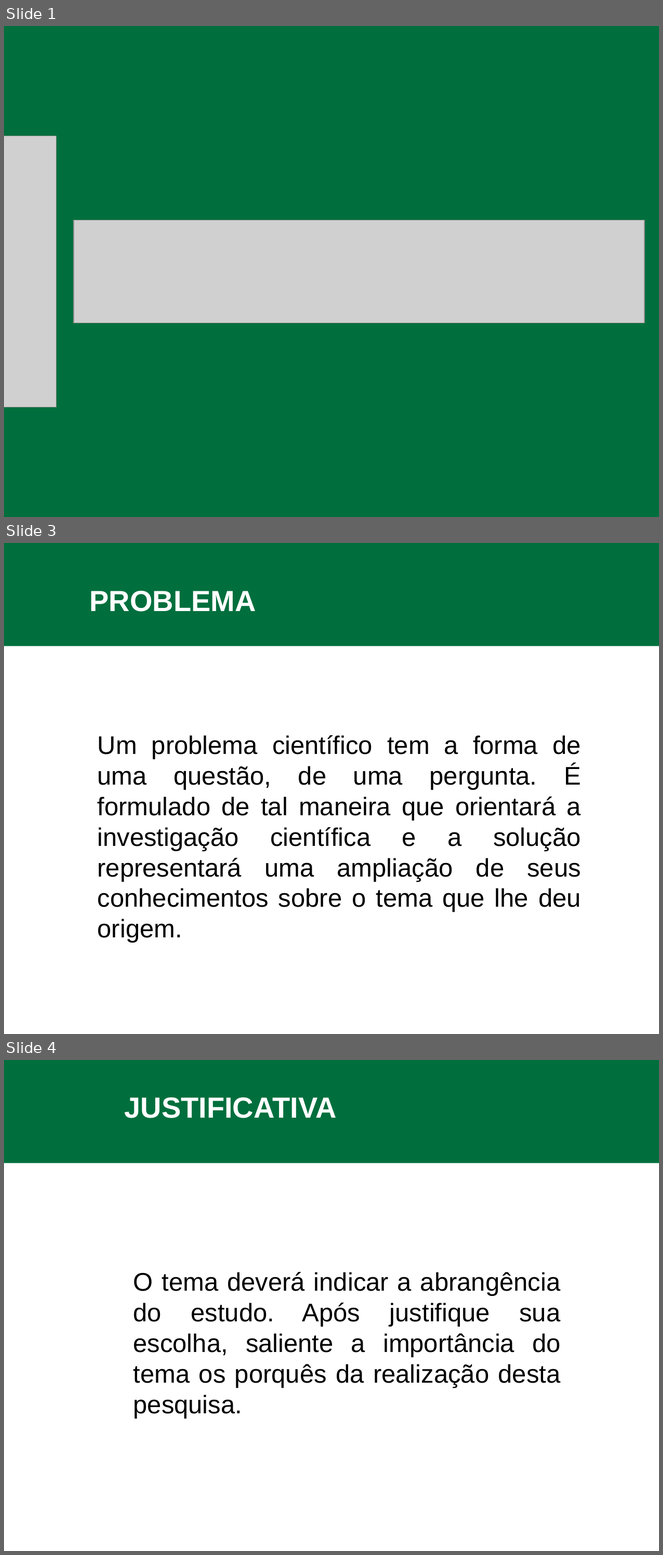
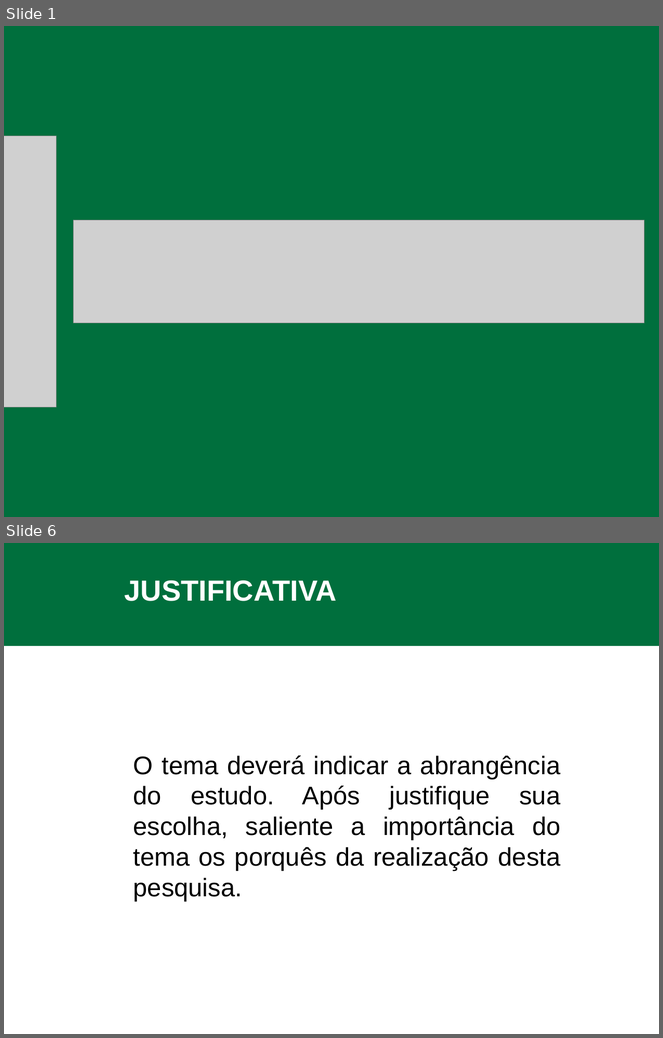
Before and after one commit to feliperuhland/tcc, a slide deck: apresentacao_preprojeto.pptx. Shown one above the other, each under a label of ours: slides 1, 3 and 4 before the commit, slides 1 and 6 after it; the slides between them are not shown. The pictures are 663x1555 and 663x1038 pixels, drawn with LibreOffice and Linux fonts; fonts in the diff are those of the drawing; grey boxes stand for pictures; background and template pictures are left out. Boxes give left, top, right and bottom in pixels: in the first picture for what was removed or moved away, otherwise in the second. Text is boxed around its words. In the diff, an @@ line names an element or a change of style, - is before the commit and + after.

Commit message:
problema

```diff
--- a/apresentacao_preprojeto.pptx
+++ b/apresentacao_preprojeto.pptx
@@ slide 3 removed at [4,543,659,1034], background #FFFFFF; not listed: 1 template element that a slide beside it also shows @@
@@ text removed at [89,591,256,612] @@
-PROBLEMA
@@ text removed at [98,735,581,943] @@
-Um problema científico tem a forma de uma questão, de uma pergunta. É formulado de tal maneira que orientará a investigação científica e a solução representará uma ampliação de seus conhecimentos sobre o tema que lhe deu origem.
@@ what was slide 4 is now slide 6 @@
```
Also in this commit, not shown: 2 slides changed, 4 slides added, 1 other slide removed.
